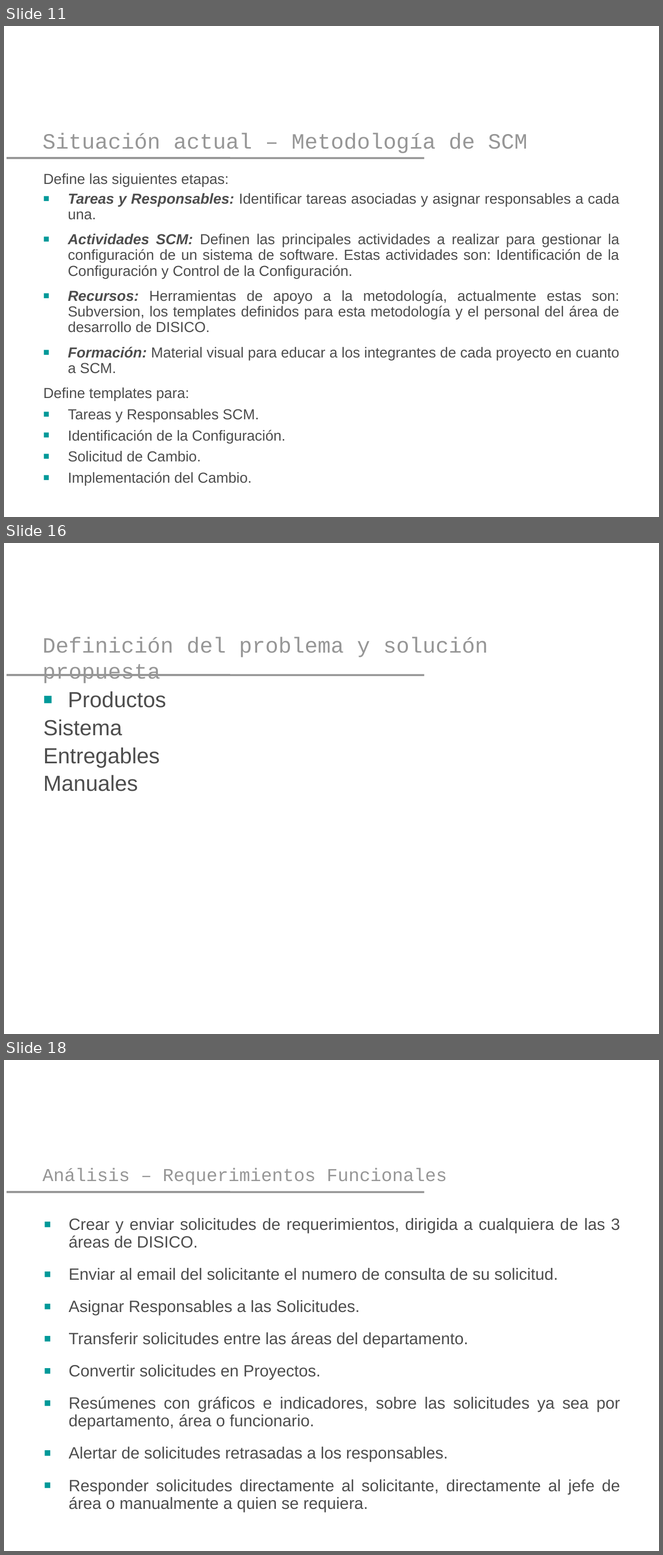
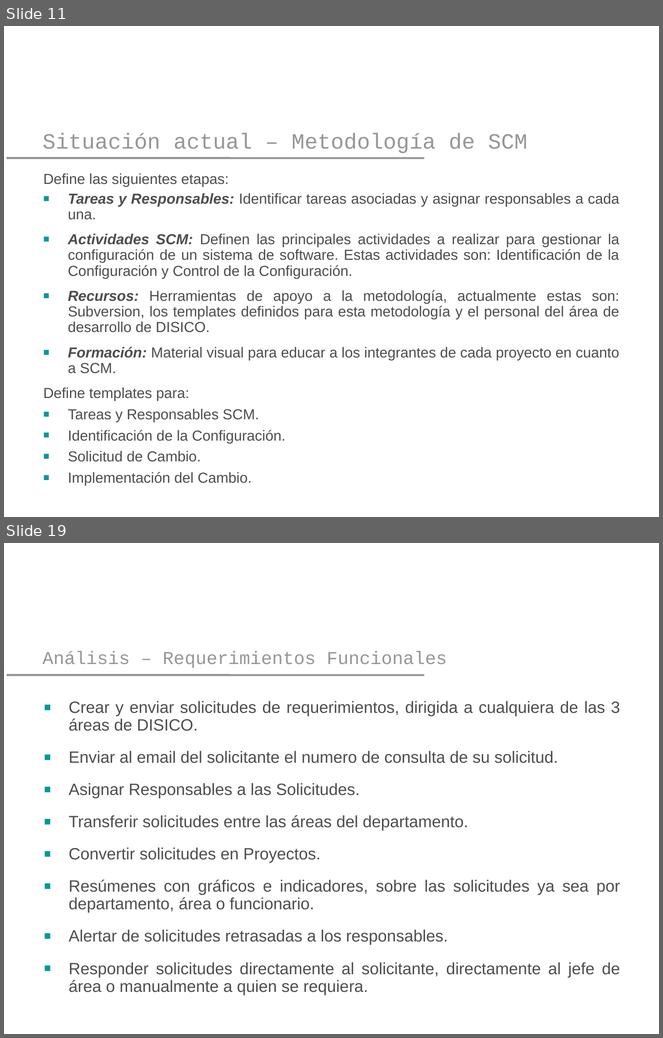
Before and after one commit to yano2h/TESIS, a slide deck: Presentaciones/Plantilla Pres 2_2012.pptx. Shown one above the other, each under a label of ours: slides 11, 16 and 18 before the commit, slides 11 and 19 after it; the slides between them are not shown. The pictures are 663x1555 and 663x1038 pixels, drawn with LibreOffice and Linux fonts; fonts in the diff are those of the drawing; background and template pictures are left out. Boxes give left, top, right and bottom in pixels: in the first picture for what was removed or moved away, otherwise in the second. Text is boxed around its words. In the diff, an @@ line names an element or a change of style, - is before the commit and + after.

```diff
--- a/Presentaciones/Plantilla Pres 2_2012.pptx
+++ b/Presentaciones/Plantilla Pres 2_2012.pptx
@@ slide 16 removed at (x1=4, y1=543, x2=659, y2=1034), background picture (left out); not listed: 1 template element that a slide beside it also shows @@
@@ title removed at (x1=42, y1=637, x2=489, y2=683) @@
-Definición del problema y solución propuesta
@@ text removed at (x1=44, y1=691, x2=166, y2=792) @@
-■ Productos
-Sistema
-Entregables
-Manuales
@@ what was slide 18 is now slide 19 @@
```
Also in this commit, not shown: 8 slides changed, 4 slides added, 2 other slides removed, 1 other file.
